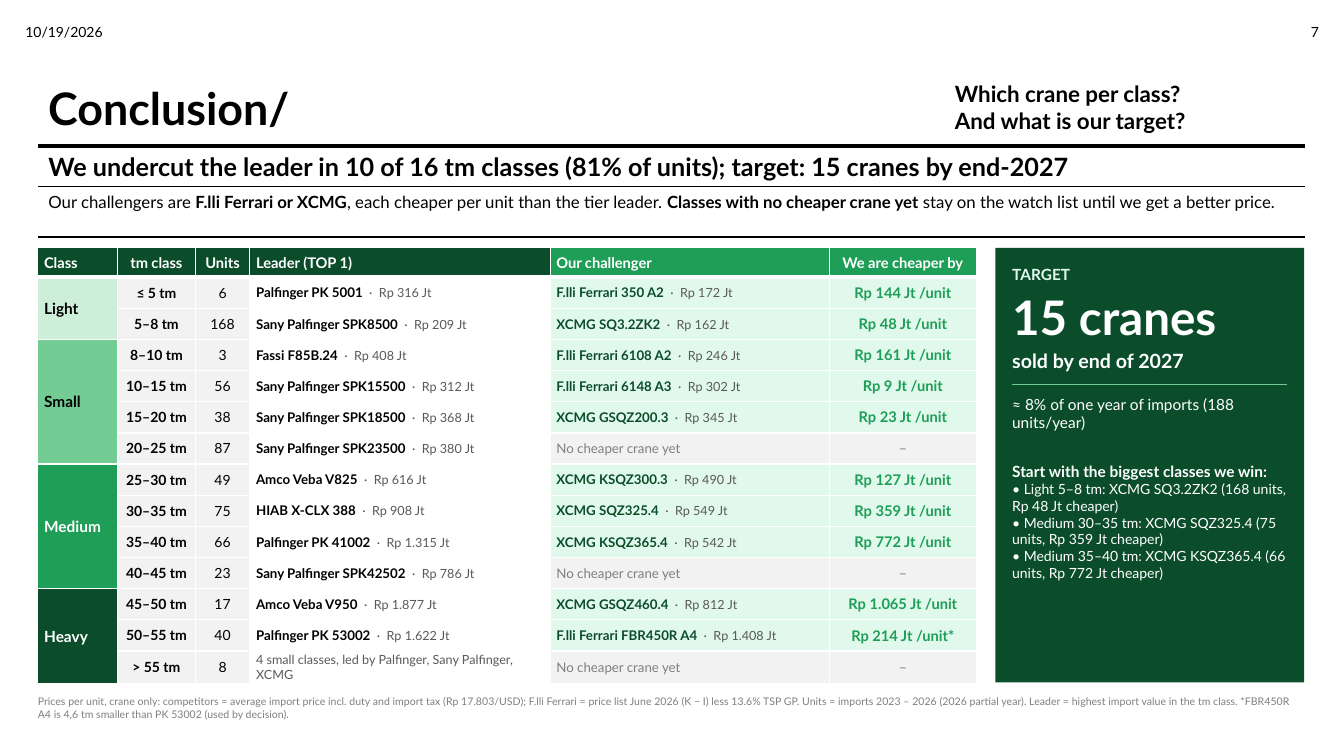
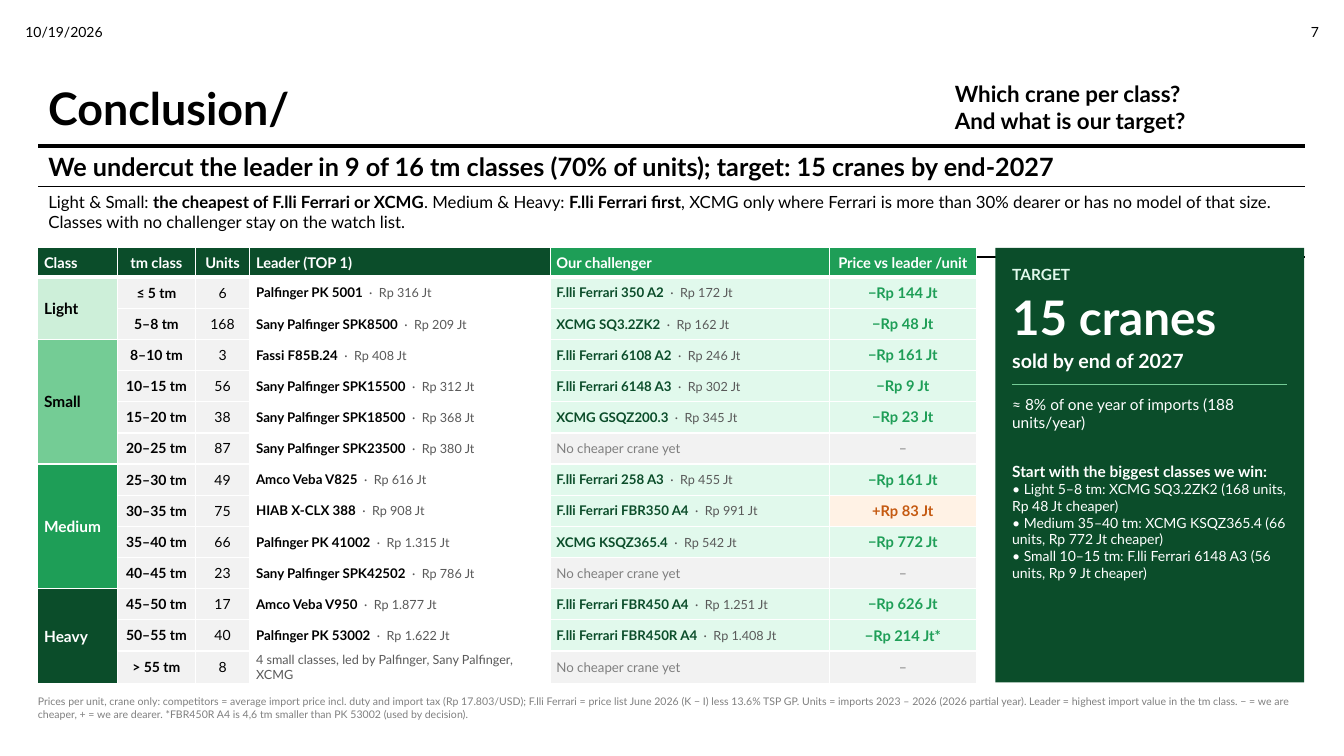
Before and after one commit to Godson7777/6month, a slide deck: slide 7 of nedp_deck/v7/CR_Deck.pptx. Drawn at 1344x756 pixels with LibreOffice and Linux fonts; fonts in the diff are those of the drawing. Boxes give left, top, right and bottom in pixels: in the first picture for what was removed or moved away, otherwise in the second. Text is boxed around its words. In the diff, an @@ line names an element or a change of style, - is before the commit and + after.

```diff
--- a/nedp_deck/v7/CR_Deck.pptx
+++ b/nedp_deck/v7/CR_Deck.pptx
@@ table at [38,146,1306,237] @@
-row 1, column 1: We undercut the leader in 10 of 16 tm classes (81% of units); target: 15 cranes by end-2027
+row 1, column 1: We undercut the leader in 9 of 16 tm classes (70% of units); target: 15 cranes by end-2027
-row 2, column 1: Our challengers are F.lli Ferrari or XCMG, each cheaper per unit than the tier leader. Classes with no cheaper crane yet stay on the watch list until we get a better price.
+row 2, column 1: Light & Small: the cheapest of F.lli Ferrari or XCMG. Medium & Heavy: F.lli Ferrari first, XCMG only where Ferrari is more than 30% dearer or has no model of that size. Classes with no challenger stay on the watch list.
@@ table at [38,248,977,683] @@
-row 1, column 6: We are cheaper by
+row 1, column 6: Price vs leader /unit
-row 2, column 6: Rp 144 Jt /unit
+row 2, column 6: −Rp 144 Jt
-row 3, column 6: Rp 48 Jt /unit
+row 3, column 6: −Rp 48 Jt
-row 4, column 6: Rp 161 Jt /unit
+row 4, column 6: −Rp 161 Jt
-row 5, column 6: Rp 9 Jt /unit
+row 5, column 6: −Rp 9 Jt
-row 6, column 6: Rp 23 Jt /unit
+row 6, column 6: −Rp 23 Jt
-row 8, column 5: XCMG KSQZ300.3 · Rp 490 Jt
+row 8, column 5: F.lli Ferrari 258 A3 · Rp 455 Jt
-row 8, column 6: Rp 127 Jt /unit
+row 8, column 6: −Rp 161 Jt
-row 9, column 5: XCMG SQZ325.4 · Rp 549 Jt
+row 9, column 5: F.lli Ferrari FBR350 A4 · Rp 991 Jt
-row 9, column 6: Rp 359 Jt /unit
+row 9, column 6: +Rp 83 Jt
-row 10, column 6: Rp 772 Jt /unit
+row 10, column 6: −Rp 772 Jt
-row 12, column 5: XCMG GSQZ460.4 · Rp 812 Jt
+row 12, column 5: F.lli Ferrari FBR450 A4 · Rp 1.251 Jt
-row 12, column 6: Rp 1.065 Jt /unit
+row 12, column 6: −Rp 626 Jt
-row 13, column 6: Rp 214 Jt /unit*
+row 13, column 6: −Rp 214 Jt*
@@ fill #E1F9EC to #FFF2E5 in row 9, column 6 @@
@@ text at [1012,517,1276,547]: paragraph removed @@
-• Medium 30–35 tm: XCMG SQZ325.4 (75 units, Rp 359 Jt cheaper)
@@ text at [1012,550,1271,581]: paragraph added @@
+• Small 10–15 tm: F.lli Ferrari 6148 A3 (56 units, Rp 9 Jt cheaper)
@@ text at [38,697,1288,720]: text changed @@
-Prices per unit, crane only: competitors = average import price incl. duty and import tax (Rp 17.803/USD); F.lli Ferrari = price list June 2026 (K − I) less 13.6% TSP GP. Units = imports 2023 – 2026 (2026 partial year). Leader = highest import value in the tm class. *FBR450R A4 is 4,6 tm smaller than PK 53002 (used by decision).
+Prices per unit, crane only: competitors = average import price incl. duty and import tax (Rp 17.803/USD); F.lli Ferrari = price list June 2026 (K − I) less 13.6% TSP GP. Units = imports 2023 – 2026 (2026 partial year). Leader = highest import value in the tm class. − = we are cheaper, + = we are dearer. *FBR450R A4 is 4,6 tm smaller than PK 53002 (used by decision).
```
Also in this commit, not shown: 4 other slides changed, 2 other files.
